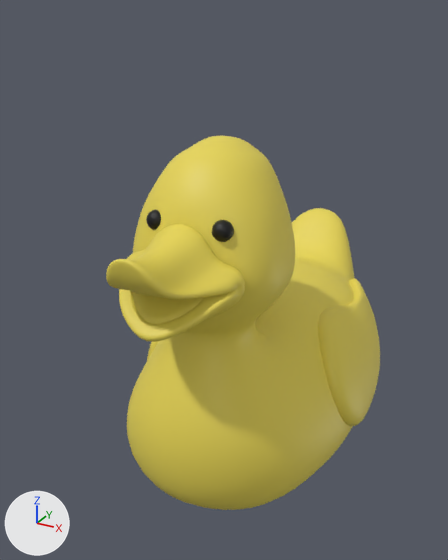
The OBJ model public/assets/duck/duck.obj, before and after one commit.
One viewpoint serves both versions: a 50 mm lens placed at (1.74, -3.68, 1.73), pointed at (-0.16, -0.21, 0.0). The lights are fixed; the arrows at lower left show +X, +Y and +Z. Where no turn or scale is listed for an object, it has been applied to the vertices.

Before the edit, the objects in view are built like this:
```python
me_duck = bpy.data.meshes.new('duck')
me_duck.from_pydata(...)  # 6646 vertices, 6640 faces; spans x -0.88..0.85, y -1.54..1.6, z -1.28..1.05
me_duck.materials.append(mat_10602_rubber_duck_v1_mat)  # yellow #e7d554
me_sphere_001 = bpy.data.meshes.new('Sphere.001')
me_sphere_001.from_pydata(...)  # a UV sphere (32 segments, 16 rings, poles along z) spanning x -0.2513..-0.1324, y -0.9966..-0.8777, z 0.5818..0.7007
me_sphere_001.materials.append(mat_material_002)  # black #000000
me_sphere_002 = bpy.data.meshes.new('Sphere.002')
me_sphere_002.from_pydata(...)  # a UV sphere (32 segments, 16 rings, poles along z) spanning x 0.1615..0.2804, y -0.9809..-0.862, z 0.5818..0.7007
me_sphere_002.materials.append(mat_material_003)  # black #000000
ob_duck = bpy.data.objects.new('duck', me_duck)
ob_duck.location = (0.0, 0.0, 0.0)
ob_sphere_001 = bpy.data.objects.new('Sphere.001', me_sphere_001)
ob_sphere_001.location = (0.0, 0.0, 0.0)
ob_sphere_002 = bpy.data.objects.new('Sphere.002', me_sphere_002)
ob_sphere_002.location = (0.0, 0.0, 0.0)
```
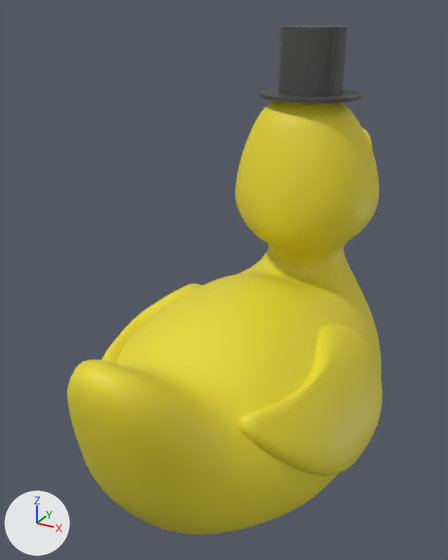
Location of each change, (x1, y1, x2, y2) in pixels of the pictures (448 x 560 px):
'duck', recoloured, reshaped (15% wider, 16% taller)
    before: (106, 136, 380, 510)
    after: (67, 101, 382, 535)
'Cylinder_Cylinder.002', added
    after: (278, 25, 348, 97)
'Cylinder.001_Cylinder.003', added
    after: (260, 88, 362, 103)
'Sphere.002', deleted
    before: (212, 220, 234, 242)
'Sphere.001', deleted
    before: (146, 209, 161, 230)

The change, as a list of edits to the scene's bpy script:
```text
Add mat_10602_rubber_duck_v1_mat_001:
    mat_10602_rubber_duck_v1_mat_001 = principled_material('10602_Rubber_Duck_v1_Mat.001')
    mat_10602_rubber_duck_v1_mat_001.base_color = (0.8, 0.691, 0.0288)  # yellow #e7d92f
    mat_10602_rubber_duck_v1_mat_001.roughness = 0.526
Add mat_material_009:
    mat_material_009 = principled_material('Material.009')
    mat_material_009.base_color = (0.0732, 0.0732, 0.0732)  # dark grey #4c4c4c
    mat_material_009.roughness = 0.526
Add mat_material_008:
    mat_material_008 = principled_material('Material.008')
    mat_material_008.base_color = (0.0668, 0.0668, 0.0668)  # dark grey #494949
    mat_material_008.roughness = 0.526
Change me_duck:
    where me_duck.from_pydata(...)  # 6646 vertices, 6640 faces; spans x -0.88..0.85, y -1.54..1.6, z -1.28..1.05
    used by ob_duck; location = (0.0, 0.0, 0.0)
    remove me_duck.materials.append(mat_10602_rubber_duck_v1_mat)  # yellow #e7d554
    me_duck part 1: the whole mesh is multiplied about its middle by the matrix ((-1.085, -0.103, 0.004), (0.103, -1.085, -0.012), (0.005, -0.011, 1.09)), then moved by (0.03, -0.07, 0.05)
    add me_duck.materials.append(mat_10602_rubber_duck_v1_mat_001)  # yellow #e7d92f
Add me_cylinder_cylinder_002:
    me_cylinder_cylinder_002.from_pydata(...)  # a 32-sided cylinder along z spanning x -0.113..0.33, y 0.32..0.763, z 1.175..1.618
    me_cylinder_cylinder_002.materials.append(mat_material_009)  # dark grey #4c4c4c
Add me_cylinder_001_cylinder_003:
    me_cylinder_001_cylinder_003.from_pydata(...)  # a 32-sided cylinder along z spanning x -0.241..0.459, y 0.192..0.891, z 1.167..1.19
    me_cylinder_001_cylinder_003.materials.append(mat_material_008)  # dark grey #494949
Remove ob_sphere_001:
    ob_sphere_001 = bpy.data.objects.new('Sphere.001', me_sphere_001)
    ob_sphere_001.location = (0.0, 0.0, 0.0)
Remove ob_sphere_002:
    ob_sphere_002 = bpy.data.objects.new('Sphere.002', me_sphere_002)
    ob_sphere_002.location = (0.0, 0.0, 0.0)
Add ob_cylinder_cylinder_002:
    ob_cylinder_cylinder_002 = bpy.data.objects.new('Cylinder_Cylinder.002', me_cylinder_cylinder_002)
    ob_cylinder_cylinder_002.location = (0.0, 0.0, 0.0)
Add ob_cylinder_001_cylinder_003:
    ob_cylinder_001_cylinder_003 = bpy.data.objects.new('Cylinder.001_Cylinder.003', me_cylinder_001_cylinder_003)
    ob_cylinder_001_cylinder_003.location = (0.0, 0.0, 0.0)
```
